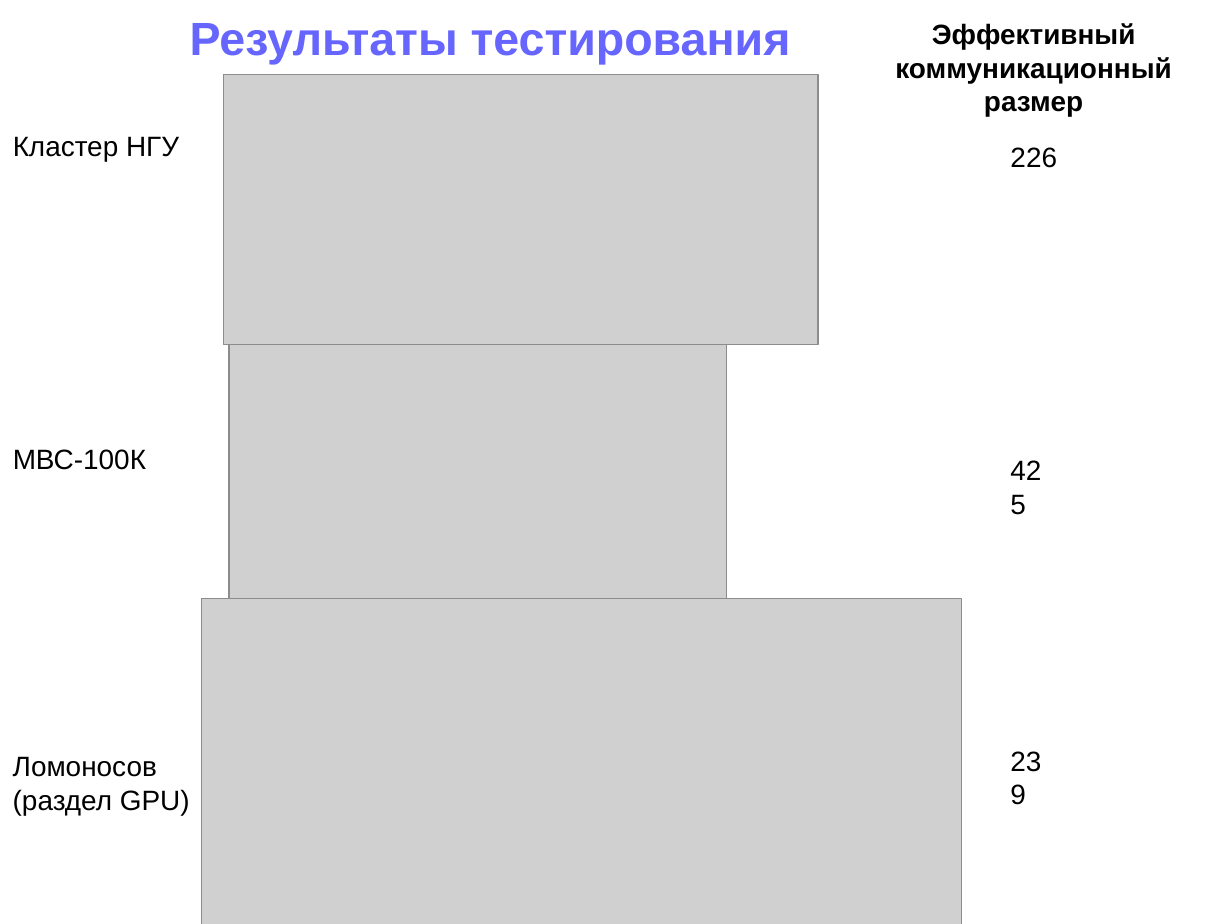
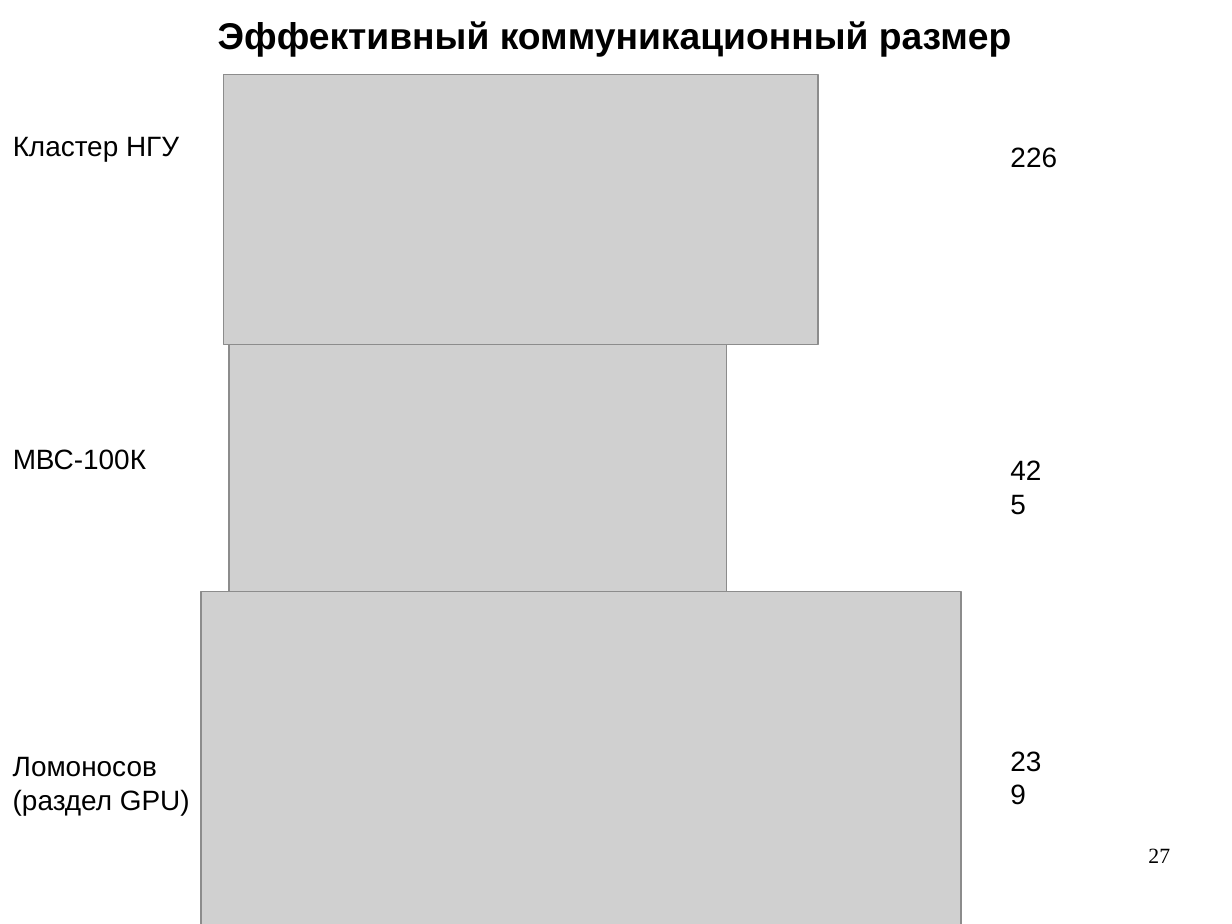
Before and after one commit to snytav/Russian-Phd-LaTeX-Dissertation-Template, a slide deck: slide 27 of Presentation/presentation_SnytnikovAV.odp (slide 25 before the commit). Drawn at 1232x924 pixels with LibreOffice and Linux fonts; fonts in the diff are those of the drawing; grey boxes stand for pictures. Boxes give left, top, right and bottom in pixels: in the first picture for what was removed or moved away, otherwise in the second. Text is boxed around its words. In the diff, an @@ line names an element or a change of style, - is before the commit and + after.

```diff
--- a/Presentation/presentation_SnytnikovAV.odp
+++ b/Presentation/presentation_SnytnikovAV.odp
@@ text "Эффективный коммуникационный размер" moved from (x1=895, y1=23, x2=1171, y2=116) to (x1=218, y1=21, x2=1011, y2=57) @@
@@ text "Эффективный коммуникационный размер" at (x1=218, y1=21, x2=1011, y2=57): size 18 to 24 pt @@
@@ text removed at (x1=190, y1=23, x2=791, y2=65) @@
-Результаты тестирования
@@ picture resized from (x1=201, y1=598, x2=961, y2=924) to (x1=201, y1=591, x2=961, y2=924) @@
@@ page number added at (x1=1148, y1=848, x2=1170, y2=863), 14 pt, text #000000 @@
+27
```
Also in this commit, not shown: 27 other slides changed, 6 slides added, 24 slides removed, 4 other files.
